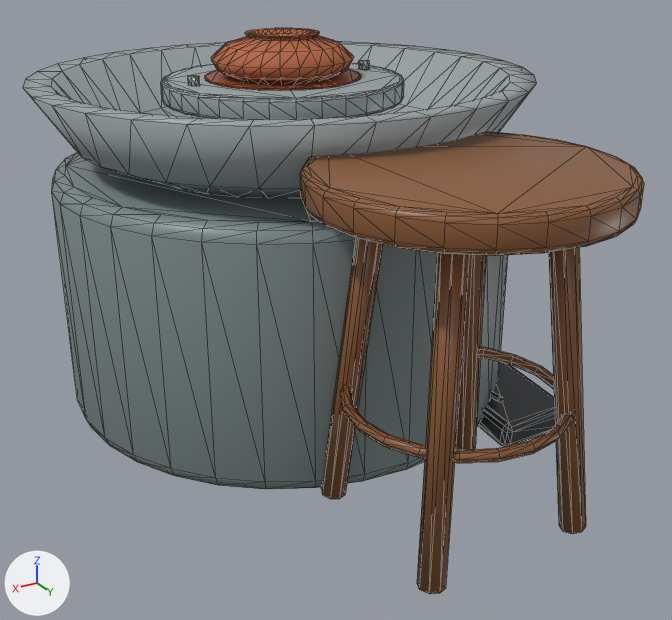
An edit to the glTF model web/public/assets/models/hobbies/potteryWheel.glb, drawn before and after from the same camera.
One viewpoint serves both versions: a camera (50 mm lens) standing at (0.624, 1.064, 0.7) and looking at (0.01, 0.041, 0.189). Arrows for +X, +Y and +Z are at lower left; the lights stay in place. The picture after the commit comes second. Mesh edges are drawn as thin lines. Where no turn or scale is listed for an object, it has been applied to the vertices. Vertices at exactly the same position are counted once.

The scene before the commit, as lines of its bpy script (objects in view):
```python
me_body = bpy.data.meshes.new('body')
me_body.from_pydata(...)  # 926 vertices, 1800 faces; spans x -0.35..0.35, y -0.47..0.48, z -0.009..0.48
# faces by material slot: [380, 384, 56, 236, 108, 636]
me_body.materials.append(mat_wheel_body)  # grey #7f8c8d
me_body.materials.append(mat_pan)  # grey #9aa3a5
me_body.materials.append(mat_chrome)  # light grey #d0d3d6
me_body.materials.append(mat_foot)  # dark grey #2f3236
me_body.materials.append(mat_drill)  # orange #f2b84b
me_body.materials.append(mat_stool)  # brown #8a5a36
me_pot = bpy.data.meshes.new('pot')
me_pot.from_pydata(...)  # 194 vertices, 384 faces; spans x -0.1..0.1, y -0.1..0.1, z 0.0..0.06
me_pot.materials.append(mat_clay)  # orange #b5653f
me_wheel_head = bpy.data.meshes.new('wheel_head')
me_wheel_head.from_pydata(...)  # 280 vertices, 540 faces; spans x -0.17..0.17, y -0.17..0.17, z -0.03..0.012
# faces by material slot: [380, 104, 56]
me_wheel_head.materials.append(mat_pan)  # grey #9aa3a5
me_wheel_head.materials.append(mat_clay_slip)  # brown #9e5434
me_wheel_head.materials.append(mat_chrome)  # light grey #d0d3d6
ob_body = bpy.data.objects.new('body', me_body)
ob_body.location = (0.0, 0.0, 0.009)
ob_pot = bpy.data.objects.new('pot', me_pot)
ob_pot.location = (0.0, -0.12, 0.484)
ob_wheel_head = bpy.data.objects.new('wheel_head', me_wheel_head)
ob_wheel_head.location = (0.0, -0.12, 0.484)
```
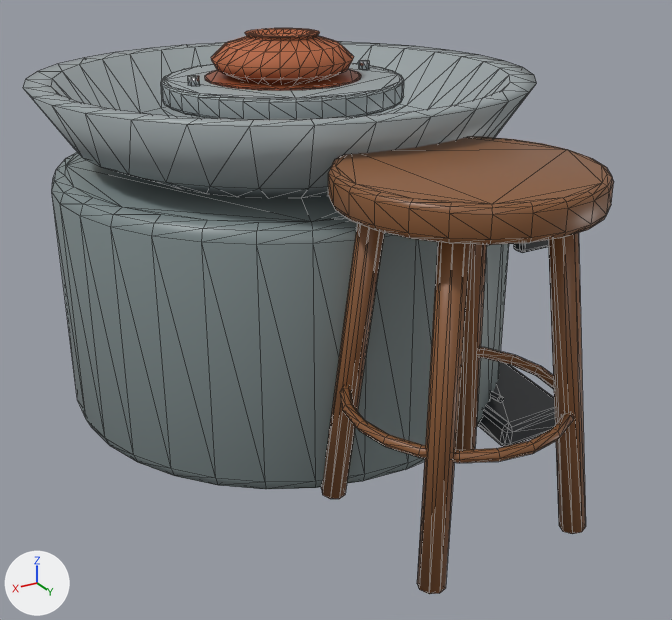
The newer file is also turned or shifted as a whole; pictures and numbers use the older file's frame.

Location of each change, [x1, y1, x2, y2] in pixels of the pictures (672 x 620 px; the box of a moved part takes in the faces that stretch with it):
```json
{"object": "body", "change": "reshaped", "before": [23, 42, 644, 594], "after": [23, 42, 614, 594]}
{"part": 1, "of": "me_body", "change": "moved or reshaped", "before": [300, 131, 644, 256], "after": [328, 136, 614, 245]}
```

The change, as JSON lines over the scene's bpy script:
```json
{"block": "me_body", "where": "# used by ob_body; location = (0.0, 0.0, 0.009)"}
{"op": "remove", "block": "me_body", "code": "me_body.from_pydata(...)  # 926 vertices, 1800 faces; spans x -0.35..0.35, y -0.47..0.48, z -0.009..0.48"}
{"op": "add", "block": "me_body", "code": "me_body.from_pydata(...)  # 926 vertices, 1800 faces; spans x -0.35..0.35, y -0.47..0.45, z -0.009..0.48"}
{"block": "me_body", "change": "me_body part 1: the loose piece of 144 vertices spanning x -0.18..0.18, y 0.12..0.48, z 0.4..0.44 is scaled about its middle by (0.83, 0.83, 1)"}
```
